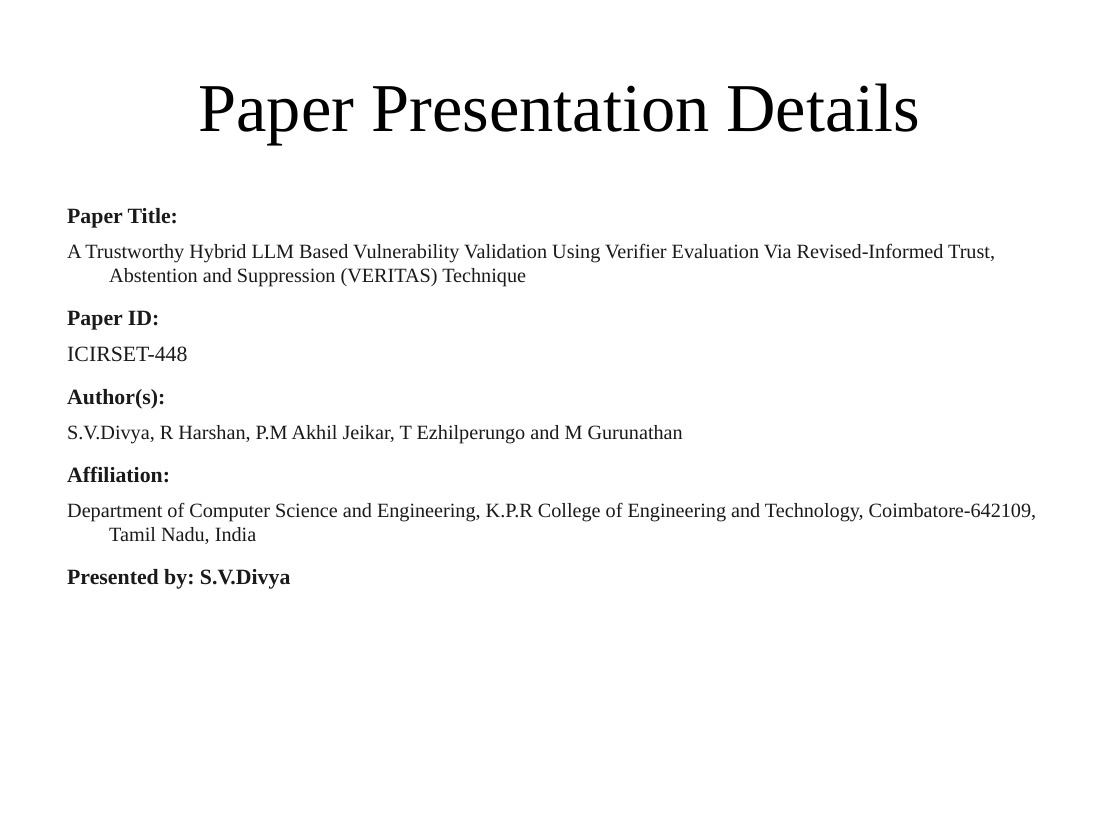
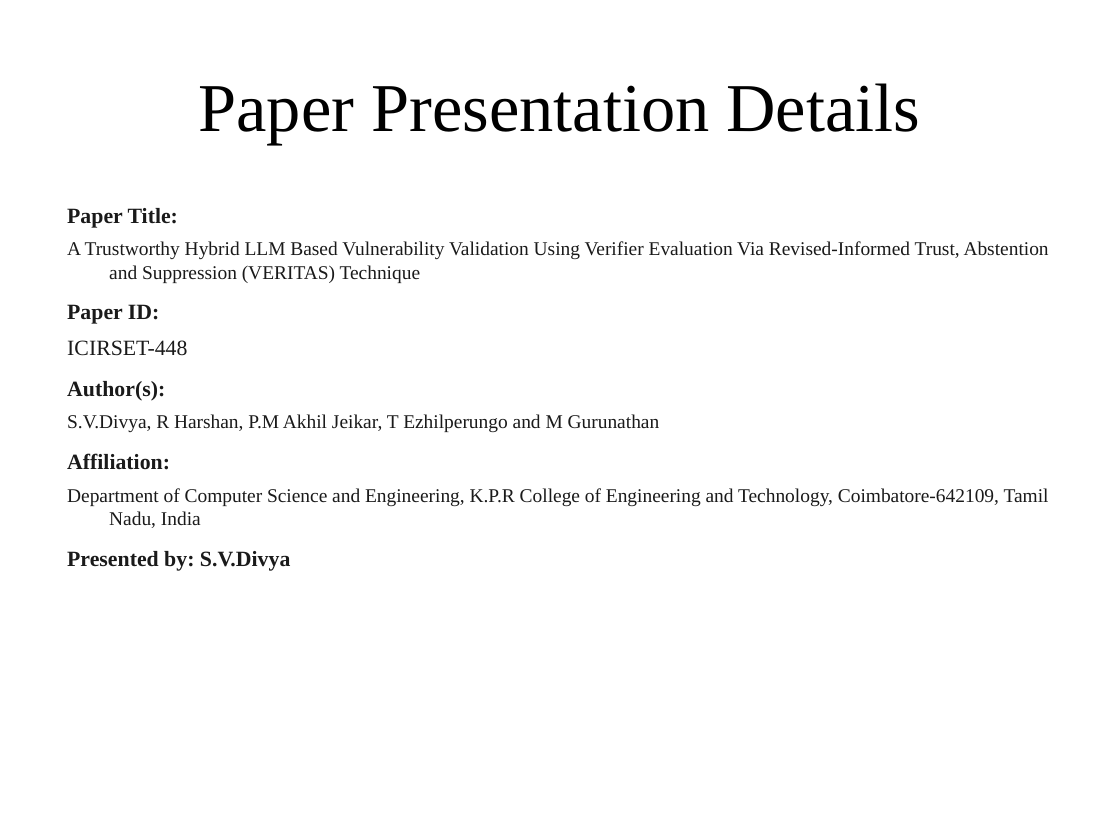
Before and after one commit to AmonWasHere/Proto, a slide deck: slide 2 of paper/ICIRSET-26_VERITAS_Presentation.pptx. Drawn at 1120x840 pixels with LibreOffice and Linux fonts; fonts in the diff are those of the drawing. Boxes give left, top, right and bottom in pixels: in the first picture for what was removed or moved away, otherwise in the second. Text is boxed around its words. In the diff, an @@ line names an element or a change of style, - is before the commit and + after.

Commit message:
Revise ICIRSET deck: metric definitions, technical focus, no critique slides

```diff
--- a/paper/ICIRSET-26_VERITAS_Presentation.pptx
+++ b/paper/ICIRSET-26_VERITAS_Presentation.pptx
@@ text "Paper Title:" at (x1=67, y1=208, x2=1049, y2=571): size 13 to 12.5 pt in "A Trustworthy Hybrid LLM Based Vulnerability Validation ...", "S.V.Divya, R Harshan, P.M Akhil Jeikar, T ...", "Department of Computer Science and Engineering, K.P.R ..."; less space between paragraphs @@
```
Also in this commit, not shown: 5 other slides changed, 8 slides added, 9 slides removed, 1 other file.
